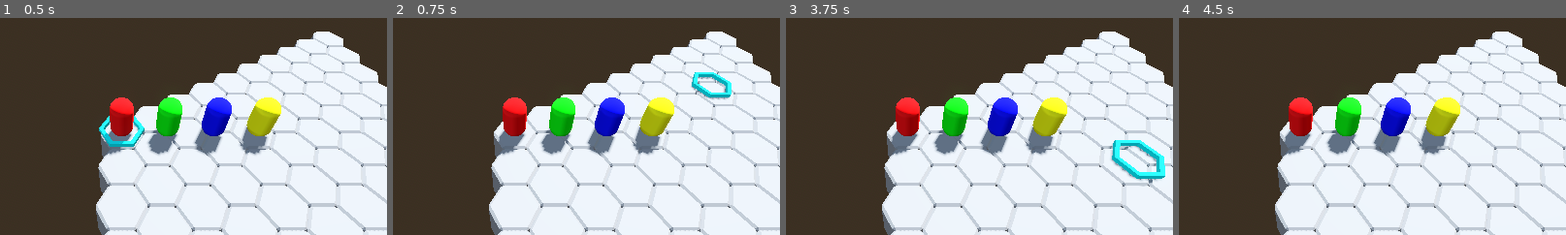
Above: before the commit, frames 1-4 (left to right).
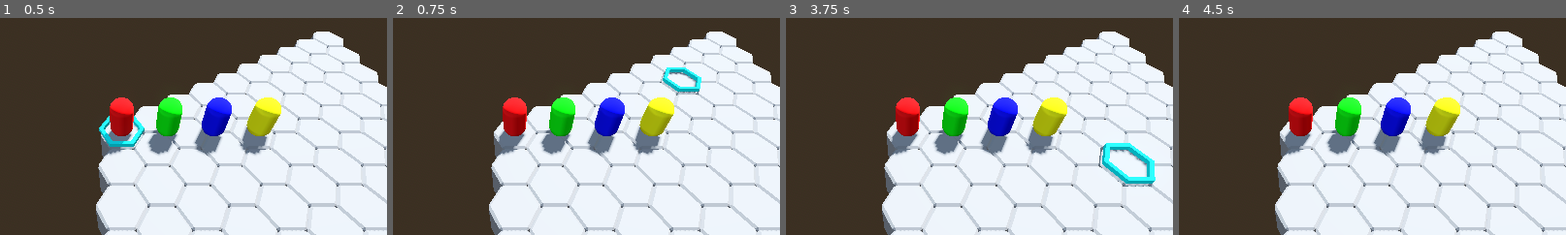
Above: after the commit, the same moments.

Repository: GuSoder/mini-turn-client
Game: Godot game, scene res://scenes/client1.tscn
Same seed, same stepped clock (60 frames per second), same inputs: the game is played once before the commit and once after it. This scene is started directly instead of the project's main scene.
Inputs (mouse positions are % of the whole screen's width and height, from its top left):
- Up to frame 1 (0.5 s): no input
- Up to frame 2 (0.75 s): tap Enter at 0.5, 0.6 s; move the mouse to (72, 45) at 0.52 s; click (72, 45) at 0.67 s
- Up to frame 3 (3.75 s): tap Space at 1.25, 2.75 s; move the mouse to (30, 55) at 1.27 s; tap C at 1.35 s; click (30, 55) at 1.42 s; tap Enter at 2, 3.5 s; move the mouse to (60, 28) at 2.02 s; tap L at 2.1 s; click (60, 28) at 2.17 s; move the mouse to (45, 70) at 2.77 s; tap 1 at 2.85 s; click (45, 70) at 2.92 s; move the mouse to (80, 65) at 3.52 s; tap 2 at 3.6 s; click (80, 65) at 3.67 s
- Up to frame 4 (4.5 s): tap Space at 4.25 s; move the mouse to (20, 35) at 4.27 s; tap 3 at 4.35 s; click (20, 35) at 4.42 s
The pictures show only the part of the screen within x 34-84%, y 31-81%; the shares and areas given below are measured in that part.

Frame 1 is identical in both runs. In frame 2, 1.2% of the frame differs, in the area x 68-88%, y 22-38%; in frame 3, 2.3%, in the area x 80-98%, y 56-78%; in frame 4, nothing differs.

Commit message:
Use exact hex node position for hover mark
- Get position directly from raycast collision body
- Eliminates calculation offset errors
- Use hex_node.global_position for precise placement

Diff:
--- a/scripts/hex_input.gd
+++ b/scripts/hex_input.gd
@@ -107,11 +107,13 @@
 	var query = PhysicsRayQueryParameters3D.create(from, to)
 	var result = space_state.intersect_ray(query)
 
-	if result:
-		var hex_pos = world_to_hex(result.position)
-		var world_pos = hex_to_world(hex_pos)
-		print("Hover: ", hex_pos, " -> ", world_pos)
-		hover_mark.position = world_pos
+	if result and result.collider:
+		# Get the hex node position directly from the collision body
+		var hex_node = result.collider
+		var hex_world_pos = hex_node.global_position
+
+		print("Hover: Hit hex at ", hex_world_pos)
+		hover_mark.position = hex_world_pos
 		hover_mark.visible = true
 	else:
 		print("No ray intersection")
